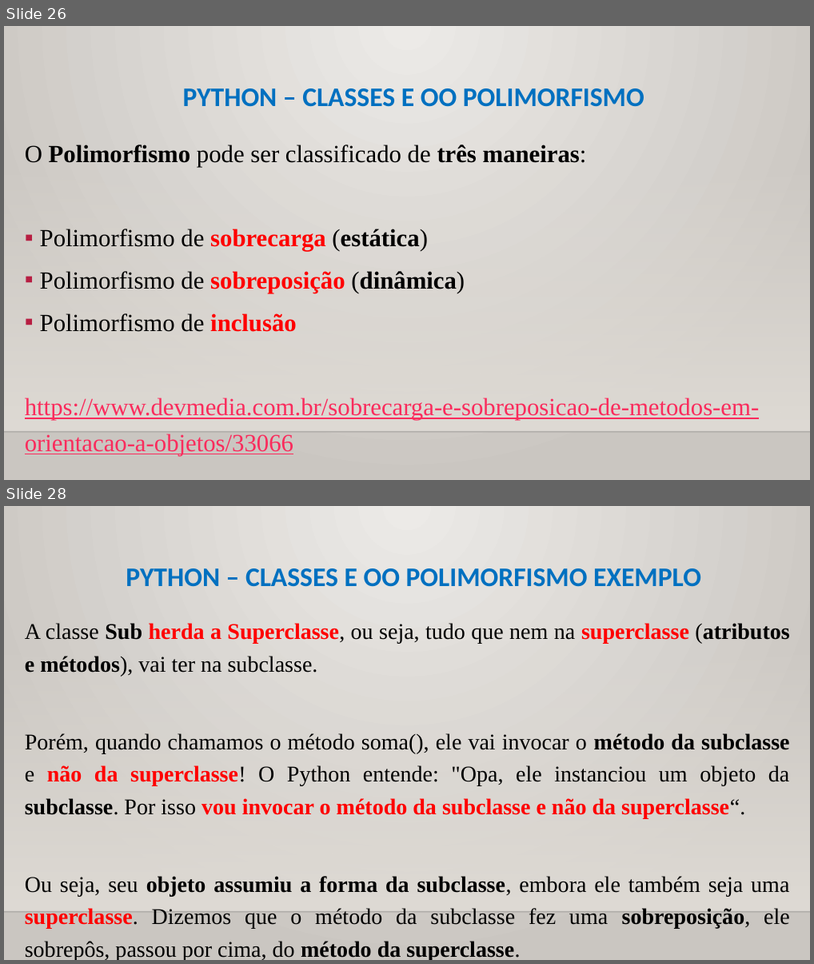
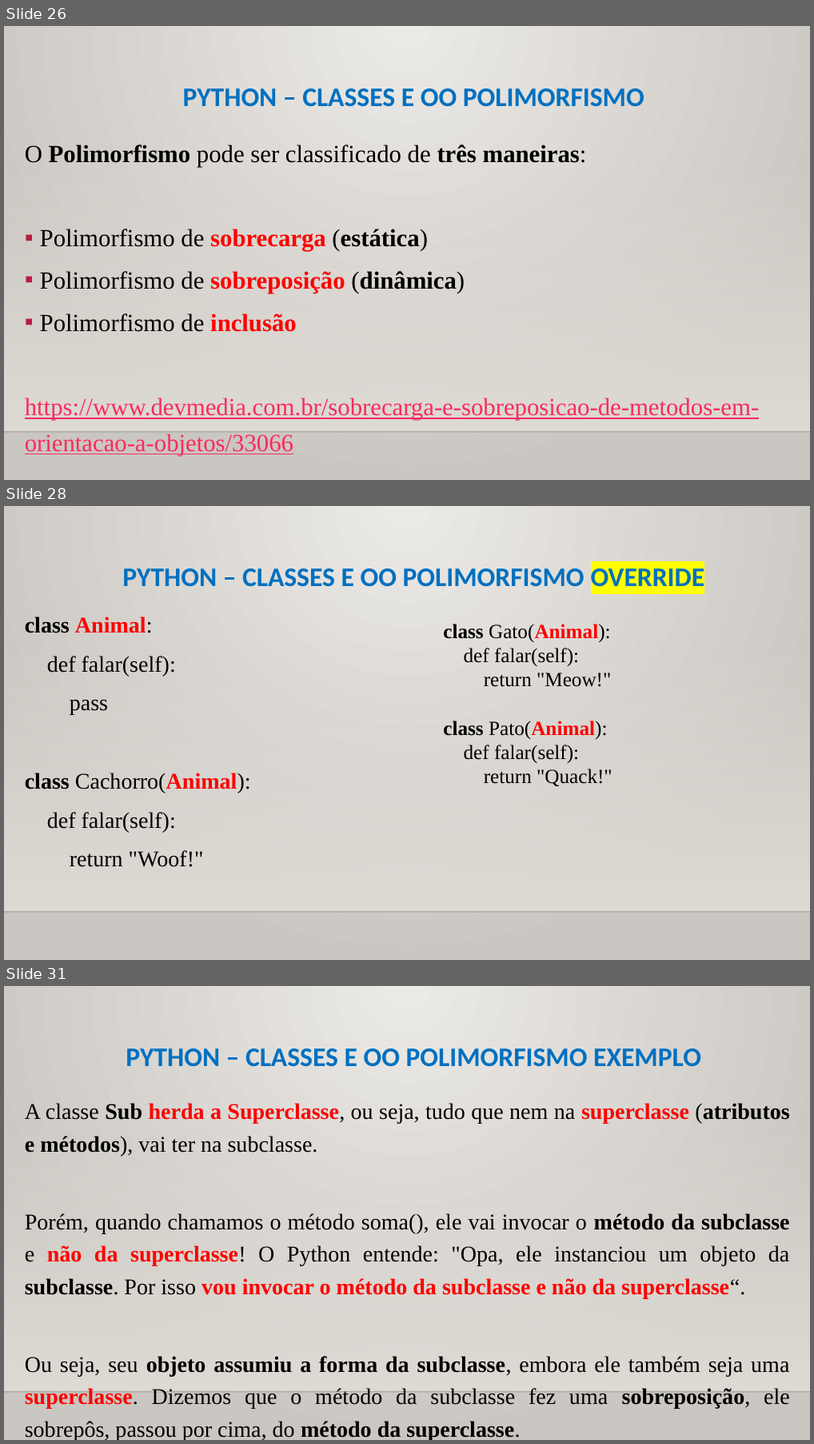
Before and after one commit to CloudEducationBrazil/WydenPythonParadigmas, a slide deck: 01 Classes/Aula 11 Programação Python - Classes - Orientação a Objetos.pptx. Shown one above the other, each under a label of ours: slides 26 and 28 before the commit, slides 26, 28 and 31 after it; the slides between them are not shown. The pictures are 814x964 and 814x1444 pixels, drawn with LibreOffice and Linux fonts; fonts in the diff are those of the drawing; background and template pictures are left out. Boxes give left, top, right and bottom in pixels: in the first picture for what was removed or moved away, otherwise in the second. Text is boxed around its words. In the diff, an @@ line names an element or a change of style, - is before the commit and + after.

Commit message:
ajustesss Python Paradigma 02112023

```diff
--- a/01 Classes/Aula 11 Programação Python - Classes - Orientação a Objetos.pptx
+++ b/01 Classes/Aula 11 Programação Python - Classes - Orientação a Objetos.pptx
@@ slide 28 added at [4,506,810,960], background picture (left out); not listed: 2 template elements that a slide beside it also shows @@
@@ title added at [122,564,706,593], 24 pt, text #0070C0, bold @@
+PYTHON – CLASSES E OO POLIMORFISMO OVERRIDE
@@ text added at [25,616,251,867], 20 pt, text #000000 @@
+class Animal:
+def falar(self):
+pass
+class Cachorro(Animal):
+def falar(self):
+return "Woof!"
@@ text added at [443,624,613,786], 18 pt, text #000000 @@
+class Gato(Animal):
+def falar(self):
+return "Meow!"
+class Pato(Animal):
+def falar(self):
+return "Quack!"
@@ what was slide 28 is now slide 31 @@
```
Also in this commit, not shown: 7 slides changed, 2 other slides added.
